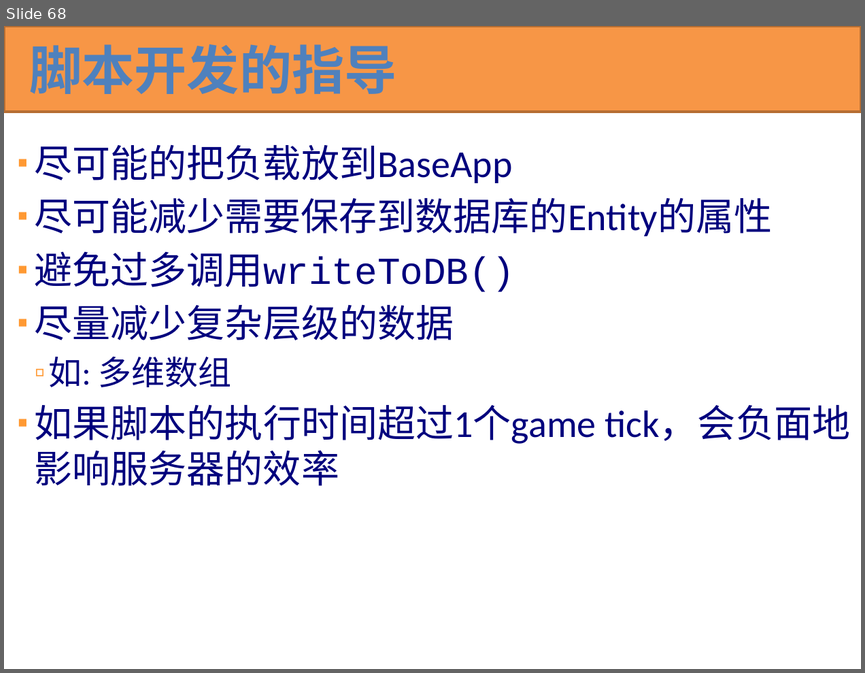
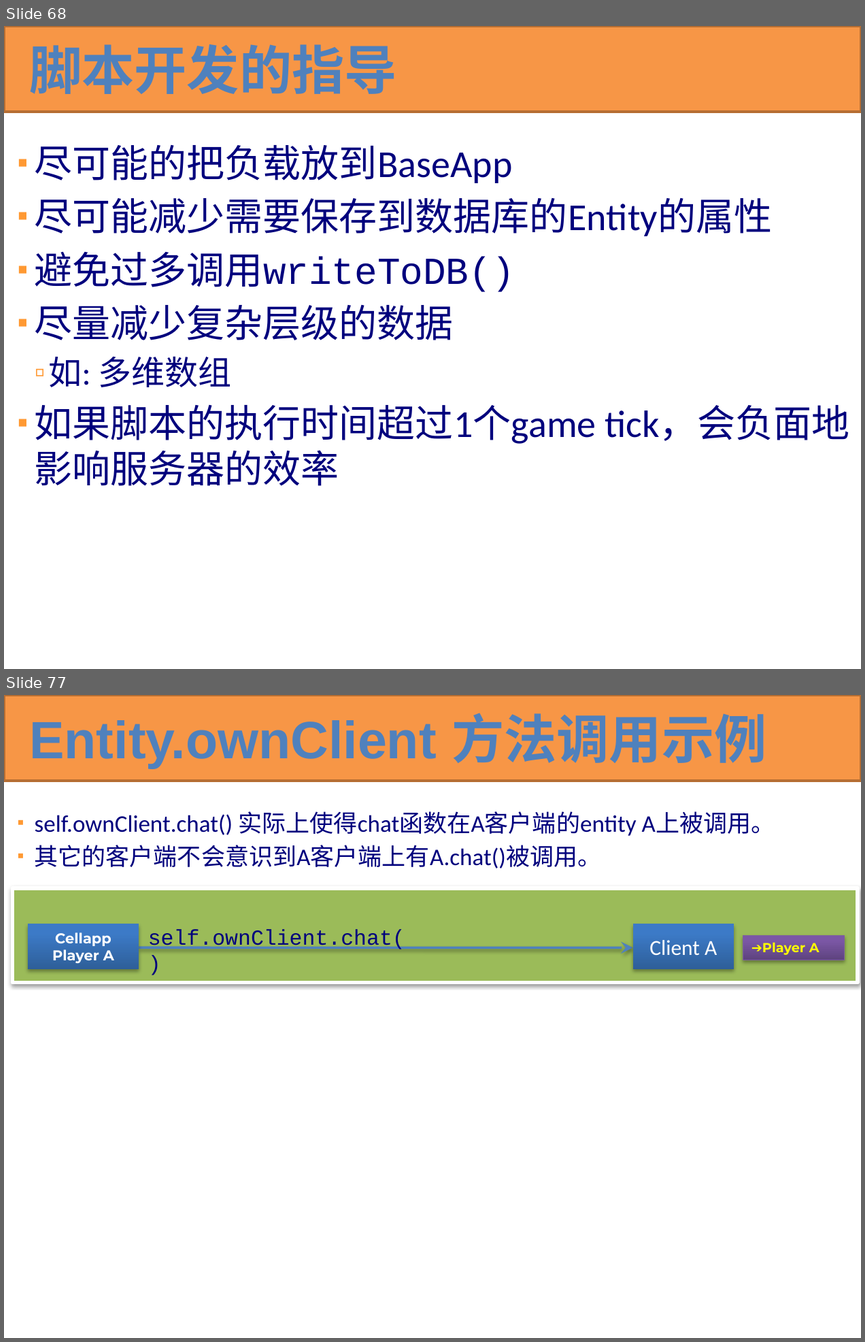
Before and after one commit to kbengine/kbengine_docs, a slide deck: KBEngine技术预览.pptx. Shown one above the other, each under a label of ours: slide 68 before the commit, slides 68 and 77 after it; the slides between them are not shown. The pictures are 865x673 and 865x1342 pixels, drawn with LibreOffice and Linux fonts; fonts in the diff are those of the drawing. Boxes give left, top, right and bottom in pixels: in the first picture for what was removed or moved away, otherwise in the second. Text is boxed around its words. In the diff, an @@ line names an element or a change of style, - is before the commit and + after.

```diff
--- a/KBEngine技术预览.pptx
+++ b/KBEngine技术预览.pptx
@@ slide 77 added at bbox=[4, 695, 861, 1338], background #FFFFFF @@
@@ rectangle added at bbox=[4, 695, 861, 781], fill #F79646, outline #B76F34 2 pt @@
@@ title added at bbox=[29, 713, 766, 768], 44.1 pt, text #4F81BD, bold @@
+Entity.ownClient 方法调用示例
@@ text added at bbox=[35, 811, 775, 868], 20 pt, text #00007D @@
+▪ self.ownClient.chat() 实际上使得chat函数在A客户端的entity A上被调用。
+▪ 其它的客户端不会意识到A客户端上有A.chat()被调用。
@@ rectangle added at bbox=[13, 888, 857, 982], fill #9BBB59, outline #FFFFFF 3 pt @@
@@ rectangle added at bbox=[28, 923, 139, 969], fill gradient #2F5F99 to #3D7CC7 to #3A7CCB, 12 pt, text #FFFFFF, bold @@
+Cellapp
+Player A
@@ text added at bbox=[148, 930, 405, 949], 18 pt, text #00007D @@
+self.ownClient.chat()
@@ rectangle added at bbox=[633, 923, 734, 969], fill gradient #2F5F99 to #3D7CC7 to #3A7CCB, 18 pt, text #FFFFFF @@
+Client A
@@ rectangle added at bbox=[742, 936, 844, 961], fill gradient #5F4480 to #7B58A6 to #7C57A8, outline #7D60A0 0.75 pt, 11 pt, text #FFFF00, bold @@
+➔Player A
@@ arrow added from (139, 948) to (633, 948), #4F81BD 2 pt @@
```
Also in this commit, not shown: 1 slide changed, 13 other slides added.
